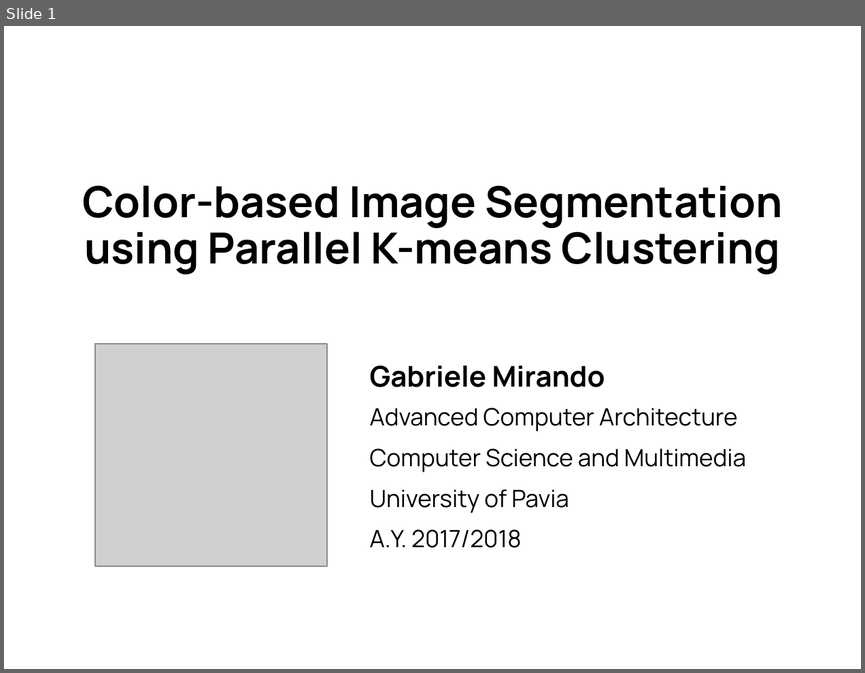
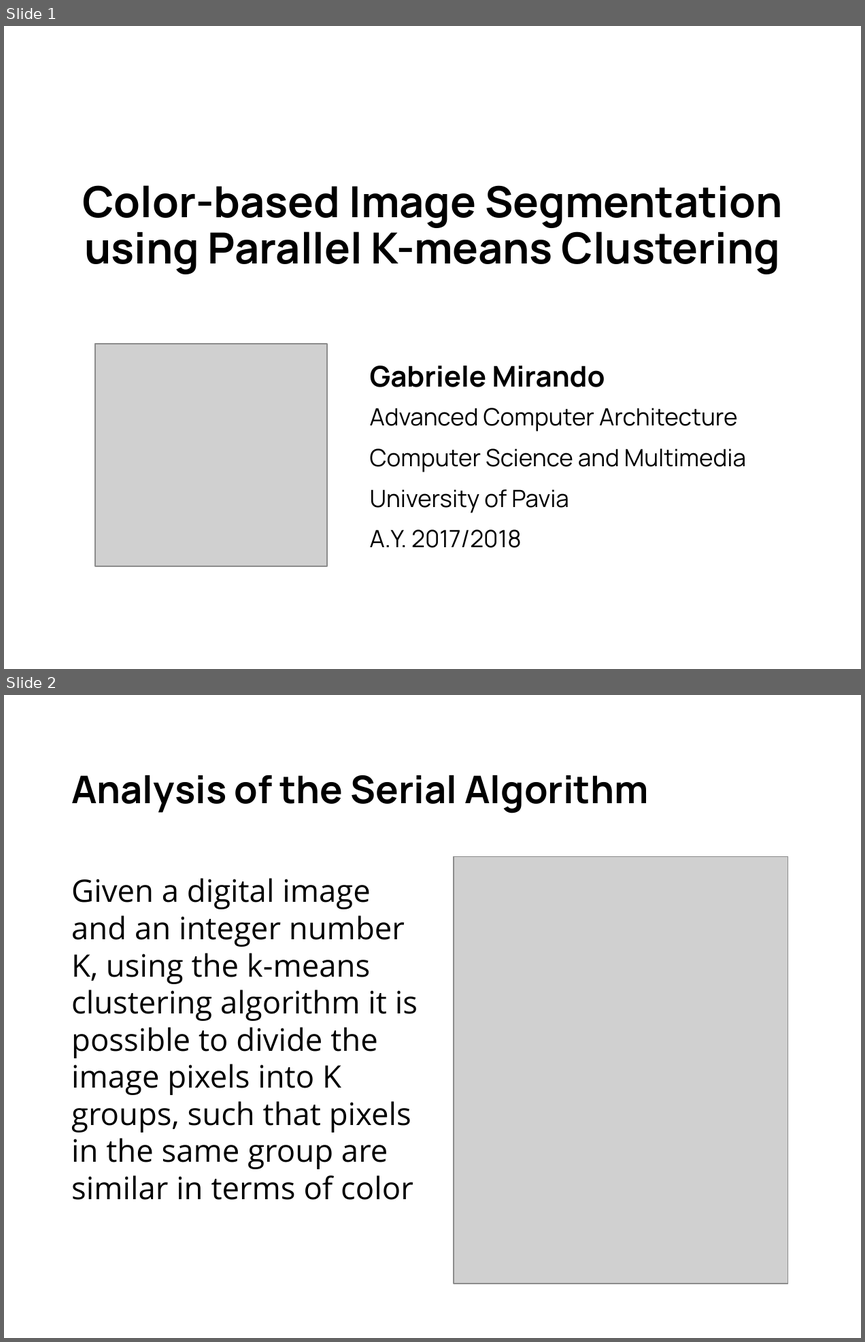
Before and after one commit to gabrielemirando/image-segmentation, a slide deck: docs/pres.pptx. Shown one above the other, each under a label of ours: slide 1 before the commit, slides 1 and 2 after it. The pictures are 865x673 and 865x1342 pixels, drawn with LibreOffice and Linux fonts; fonts in the diff are those of the drawing; grey boxes stand for pictures. Boxes give left, top, right and bottom in pixels: in the first picture for what was removed or moved away, otherwise in the second. Text is boxed around its words. In the diff, an @@ line names an element or a change of style, - is before the commit and + after.

```diff
--- a/docs/pres.pptx
+++ b/docs/pres.pptx
@@ slide 2 added at box(4, 695, 861, 1338), background #FFFFFF @@
@@ title added at box(71, 775, 648, 813), 32 pt, text #000000, bold @@
+Analysis of the Serial Algorithm
@@ picture added at box(454, 857, 788, 1284) @@
@@ text added at box(71, 878, 417, 1200), 26 pt, text #000000 @@
+Given a digital image and an integer number K, using the k-means clustering algorithm it is possible to divide the image pixels into K groups, such that pixels in the same group are similar in terms of color
```
Also in this commit, not shown: 3 slides changed, 9 other slides added, 1 slide removed, 2 other files.
